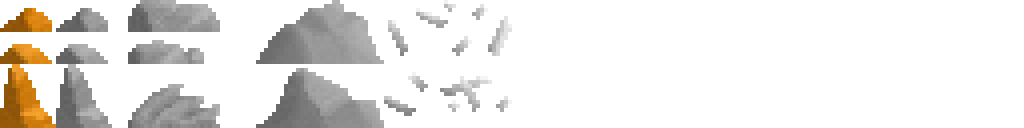
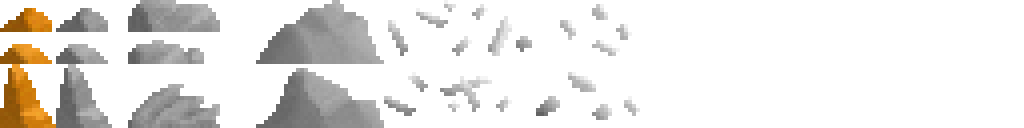
Two versions of the same layered image (1024 × 128). Layer-by-layer changes:
added group "LargeRocks" with 24 layers in group "ColorlessRocks" over [516, 4, 640, 120]
added group "Ore" with 8 layers in group "LargeRocks" over [516, 4, 640, 120]
added group "OreSpots" with 4 layers in group "Ore" over [516, 4, 640, 120]
added layer "ore pieces1" in group "OreSpots" over [516, 4, 632, 56]
added layer "ore pieces2" in group "OreSpots" over [536, 72, 640, 120]
moved "Crystals" into group "LargeRocks" over [516, 4, 640, 120]
